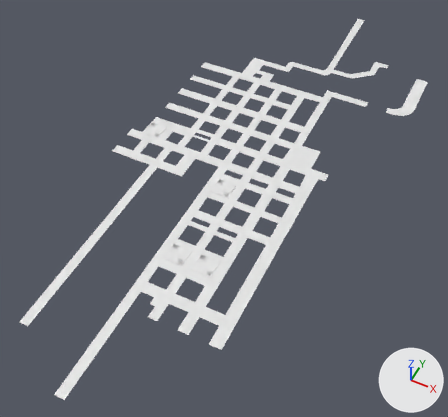
Before and after pictures for a commit that changed the FBX model Assets/FBX/meshes/road_m.fbx.
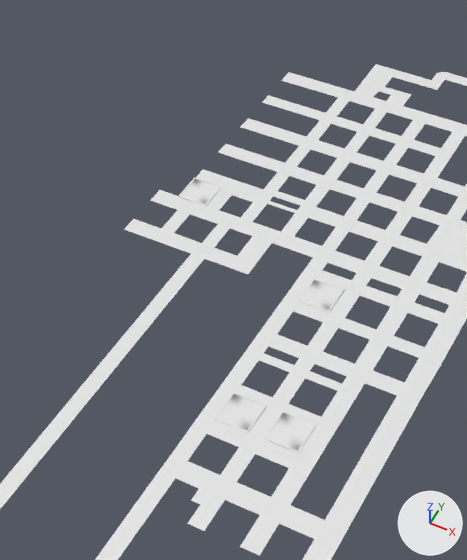
There are two pictures of each version: one whole from a camera (50 mm lens) standing at (135.0, -354.0, 318.0) and looking at (-2.0, -80.0, -25.0), one close up on the part from 9% to 68% of the width and 5% to 81% of the height. The axes (+X, +Y, +Z) are drawn at lower right. The lights are the same throughout. The older version's two pictures come first. Where no turn or scale is listed for an object, it has been applied to the vertices. Vertices at exactly the same position are counted once.

Objects in the first close-up: 'road_mesh_setup'.
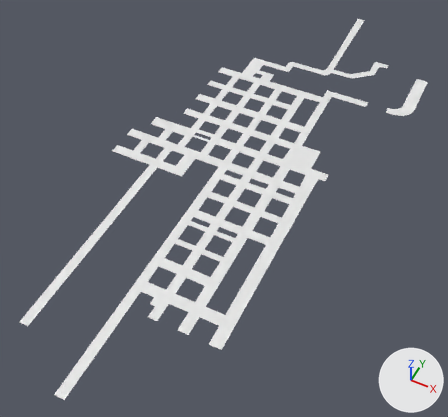
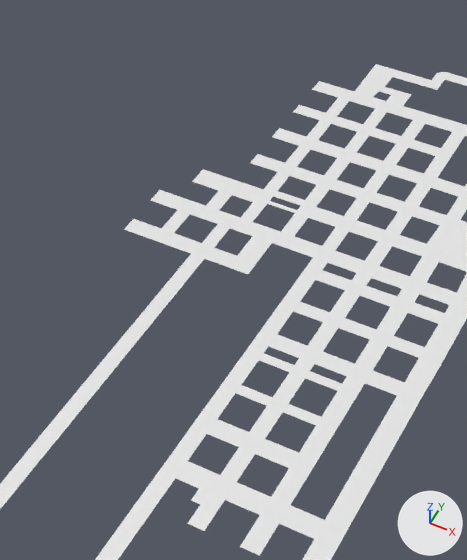
What differs and where, as boxes [x1, y1, x2, y2] in the close-ups (467 x 560 px):
part 1 of me_plane_139, deleted: before [298, 278, 344, 312]
part 2 of me_plane_139, deleted: before [215, 392, 266, 433]
part 3 of me_plane_139, deleted: before [265, 411, 316, 453]
part 4 of me_plane_139, deleted: before [179, 178, 222, 206]
part 5 of me_plane_139, cut back: before [218, 72, 332, 172]; after [250, 81, 332, 172]

The change, as a diff of the scene's bpy script:
```diff
--- a/Assets/FBX/meshes/road_m.fbx.py
+++ b/Assets/FBX/meshes/road_m.fbx.py
@@ me_plane_139 @@
 # used by ob_road_mesh_setup; location = (0.2, 0.0, 0.0)
-me_plane_139.from_pydata(...)  # 2309 vertices, 1883 faces; spans x -93.0..97.0, y -262.0..171.0, z 0.0..1.0
-me_plane_139.materials.append(mat_raod_tex)  # white #e7e7e7
-me_plane_139.materials.append(mat_sidewalk)  # white #e7e7e7
+me_plane_139.from_pydata(...)  # 2037 vertices, 1653 faces; spans x -93.0..97.0, y -262.0..171.0, z 0.0
+# me_plane_139 part 1: the loose piece of 61 vertices spanning x -8.0..6.0, y -90.0..-76.0, z 0.0..1.0 is deleted
+# me_plane_139 part 2: the loose piece of 61 vertices spanning x -8.0..6.0, y -156.0..-142.0, z 0.0..1.0 is deleted
+# me_plane_139 part 3: the loose piece of 61 vertices spanning x 12.0..26.0, y -155.0..-141.0, z 0.0..1.0 is deleted
+# me_plane_139 part 4: the loose piece of 61 vertices spanning x -83.0..-69.0, y -58.0..-44.0, z 0.0..1.0 is deleted
+# me_plane_139 part 5
+# 41 vertices are removed from x -83.0..-63.0, y -24.0..45.0, z 0.0
+# 32 faces are deleted
+# 4 vertices move within x -66.0, y 18.0..24.0, z 0.0
+# 5 vertices are added at (-66.0, 45.0, 0.0), (-66.0, 43.0, 0.0), (-66.0, 39.0, 0.0), (-66.0, 37.0, 0.0), (-66.0, 38.0, 0.0)
+# 8 new vertices lie (-14.0, 0.0, 0.0) away from vertices in x -52.0, y -24.0..4.0, z 0.0
+# 10 new faces join them
```
